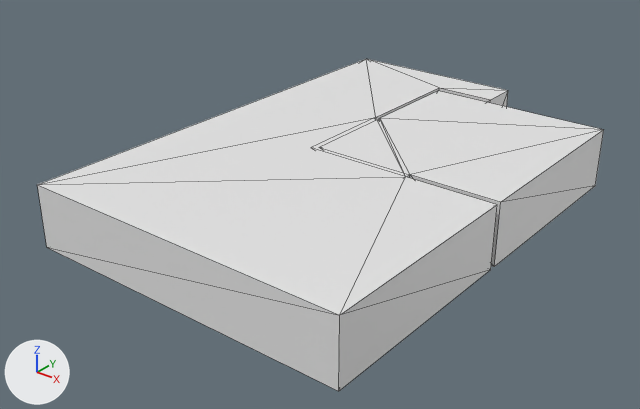
A saved change to the OBJ model Ressources/Modele/SalleCafette.obj.
The view is the same before and after, from a camera (50 mm lens) standing at (21.0, -29.1, 18.5) and looking at (-2.2, -0.2, 0.6). Arrows for +X, +Y and +Z are at lower left; the lights stay in place. Mesh edges are drawn as thin lines. Where no turn or scale is listed for an object, it has been applied to the vertices.

Names of what the first picture shows: 'SalleCafette'.
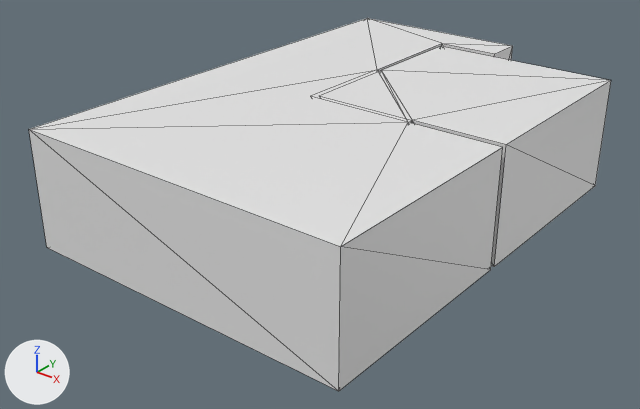
The newer file is also rescaled (x0.5), turned or shifted as a whole; pictures and numbers use the older file's frame.

Where the change shows, as pixel boxes [x1, y1, x2, y2] in the pictures (640 x 409 px; the box of a moved part takes in the faces that stretch with it):
part 1 of me_sallecafette, moved or reshaped: before [37, 88, 604, 391]; after [29, 44, 611, 391]

The change, as a list of edits to the scene's bpy script:
```text
Change me_sallecafette:
    used by ob_sallecafette; location = (0.0, 0.0, 0.0)
    remove me_sallecafette.from_pydata(...)  # 93 vertices, 152 faces; spans x -9.5..6.5, y -10.0..13.5, z 0.0..3.0
    add me_sallecafette.from_pydata(...)  # 93 vertices, 152 faces; spans x -9.5..6.5, y -10.0..13.5, z 0.0..5.5
    me_sallecafette part 1
    152 faces are deleted
    17 vertices in x -9.5..6.5, y -10.0..13.5, z 3.0 move by (0.0, 0.0, 2.5)
    152 new faces join them
```
